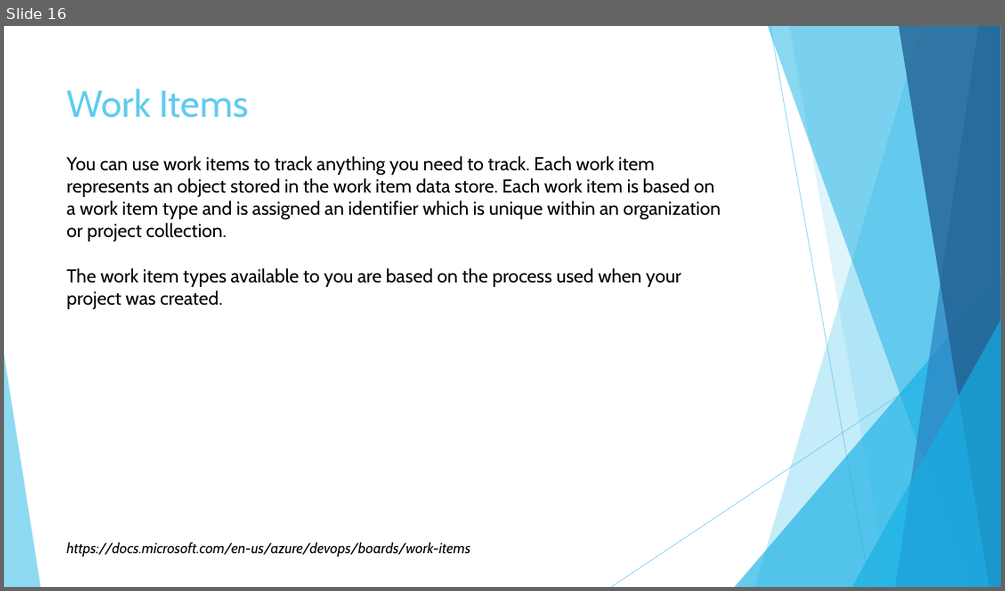
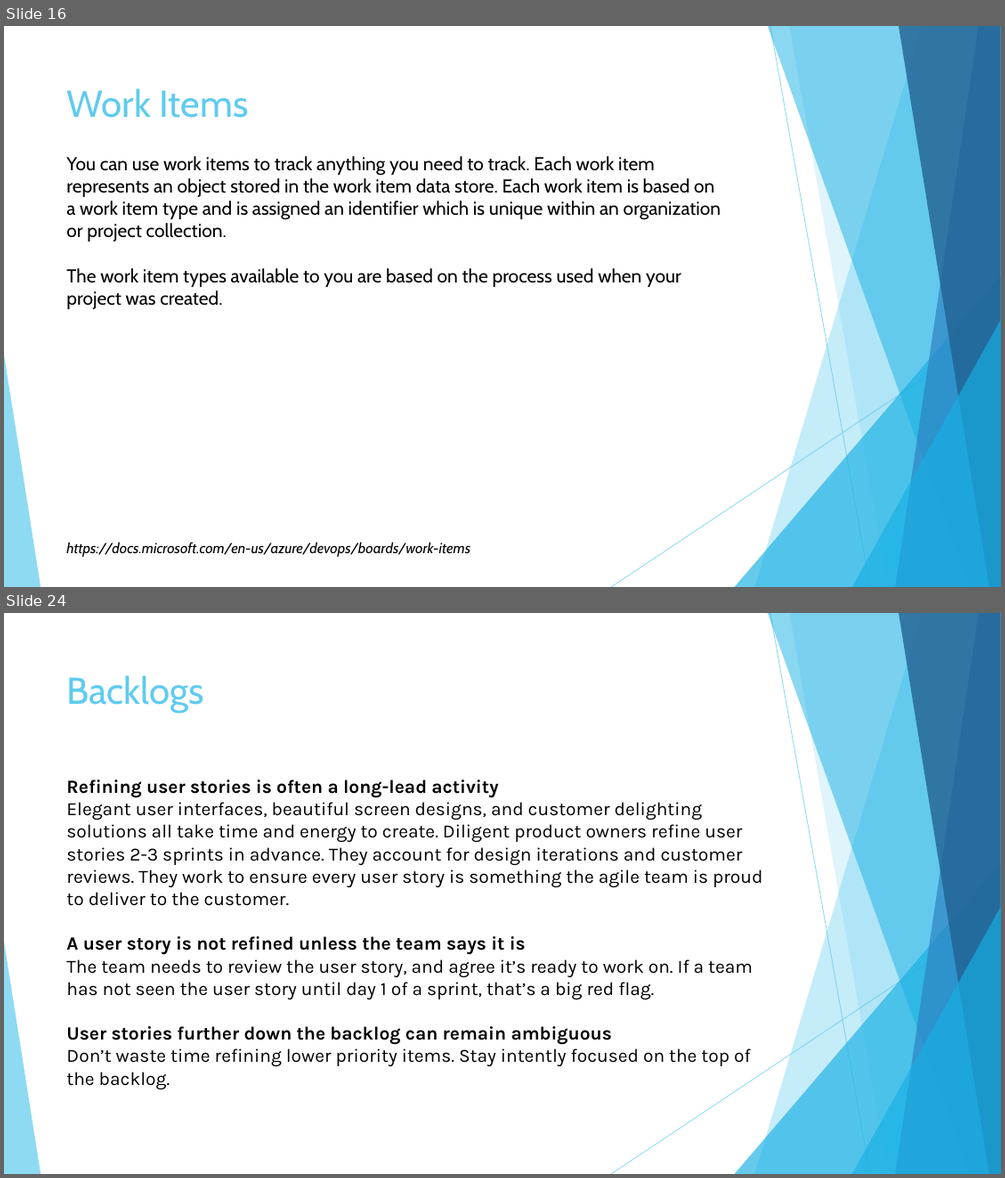
Before and after one commit to KarolinaUr/ProjSystBI, a slide deck: P01_AzureDevOps/ProjP1_02_AzureDevOpsBoards.pptx. Shown one above the other, each under a label of ours: slide 16 before the commit, slides 16 and 24 after it; the slides between them are not shown. The pictures are 1005x591 and 1005x1178 pixels, drawn with LibreOffice and Linux fonts; fonts in the diff are those of the drawing. Boxes give left, top, right and bottom in pixels: in the first picture for what was removed or moved away, otherwise in the second. Text is boxed around its words. In the diff, an @@ line names an element or a change of style, - is before the commit and + after.

```diff
--- a/P01_AzureDevOps/ProjP1_02_AzureDevOpsBoards.pptx
+++ b/P01_AzureDevOps/ProjP1_02_AzureDevOpsBoards.pptx
@@ slide 24 added at box(4, 613, 1001, 1174), background #FFFFFF; not listed: 10 template elements that a slide beside it also shows @@
@@ title added at box(67, 675, 204, 713), 36 pt, text #5FCBEF @@
+Backlogs
@@ text added at box(66, 779, 762, 1089), 18 pt, text #000000 @@
+Refining user stories is often a long-lead activity
+Elegant user interfaces, beautiful screen designs, and customer delighting solutions all take time and energy to create. Diligent product owners refine user stories 2-3 sprints in advance. They account for design iterations and customer reviews. They work to ensure every user story is something the agile team is proud to deliver to the customer.
+A user story is not refined unless the team says it is
+The team needs to review the user story, and agree it’s ready to work on. If a team has not seen the user story until day 1 of a sprint, that’s a big red flag.
+User stories further down the backlog can remain ambiguous
+Don’t waste time refining lower priority items. Stay intently focused on the top of the backlog.
```
Also in this commit, not shown: 6 slides changed, 8 other slides added, 2 slides removed.
